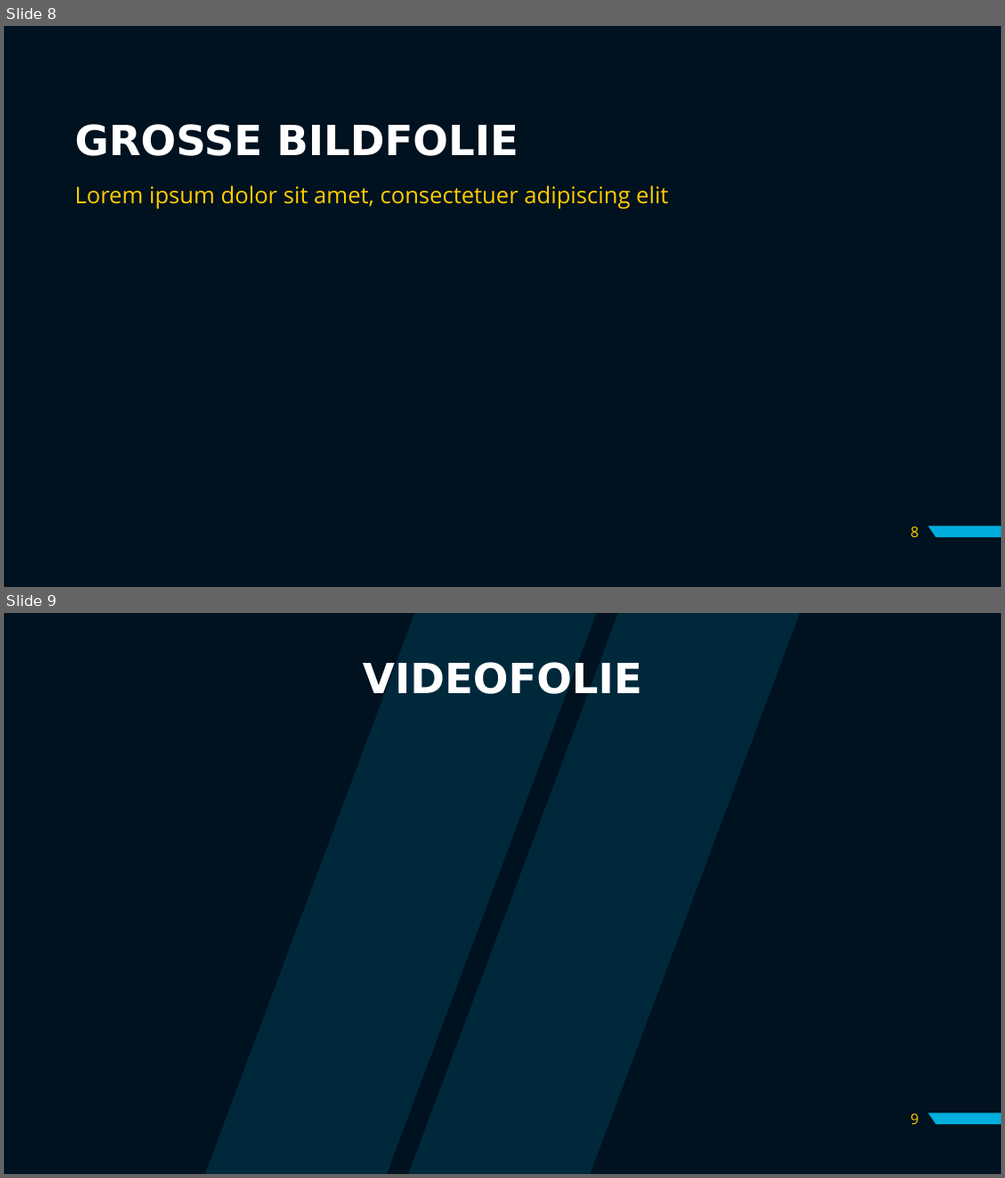
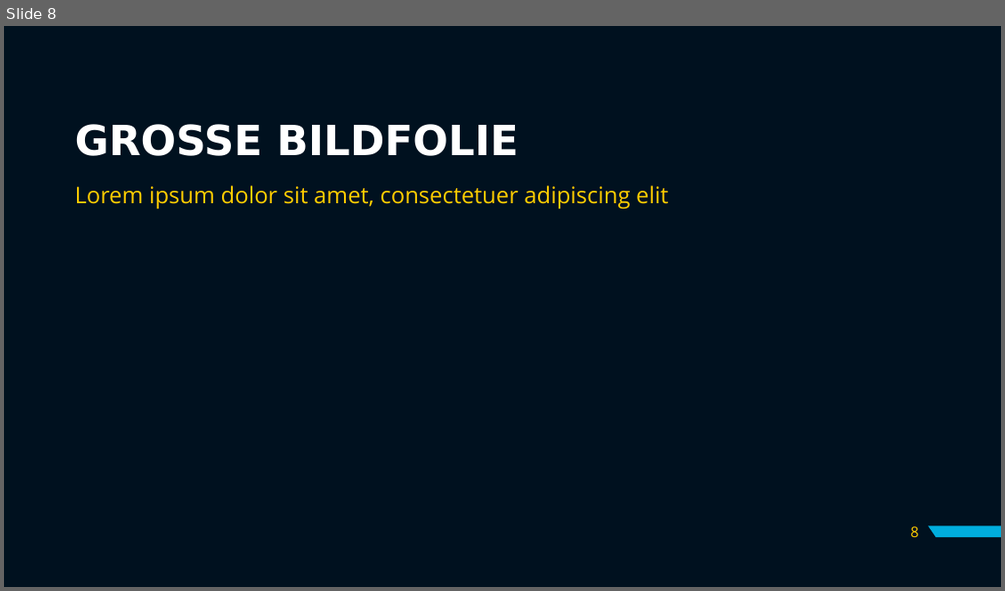
Before and after one commit to filipjosipovic/OverTime, a slide deck: SYP- Präsi.pptx. Shown one above the other, each under a label of ours: slides 8 and 9 before the commit, slide 8 after it. The pictures are 1005x1178 and 1005x591 pixels, drawn with LibreOffice and Linux fonts; fonts in the diff are those of the drawing; background and template pictures are left out. Boxes give left, top, right and bottom in pixels: in the first picture for what was removed or moved away, otherwise in the second. Text is boxed around its words. In the diff, an @@ line names an element or a change of style, - is before the commit and + after.

```diff
--- a/SYP- Präsi.pptx
+++ b/SYP- Präsi.pptx
@@ slide 9 removed at bbox=[4, 613, 1001, 1174], background #00111F; not listed: 1 template element that a slide beside it also shows @@
@@ freeform shape removed at bbox=[203, 613, 800, 1174] @@
@@ title removed at bbox=[363, 662, 642, 694] @@
-VIDEOFOLIE
@@ page number removed at bbox=[910, 1113, 918, 1124] @@
-9
```
Also in this commit, not shown: 1 slide added, 1 other file.
